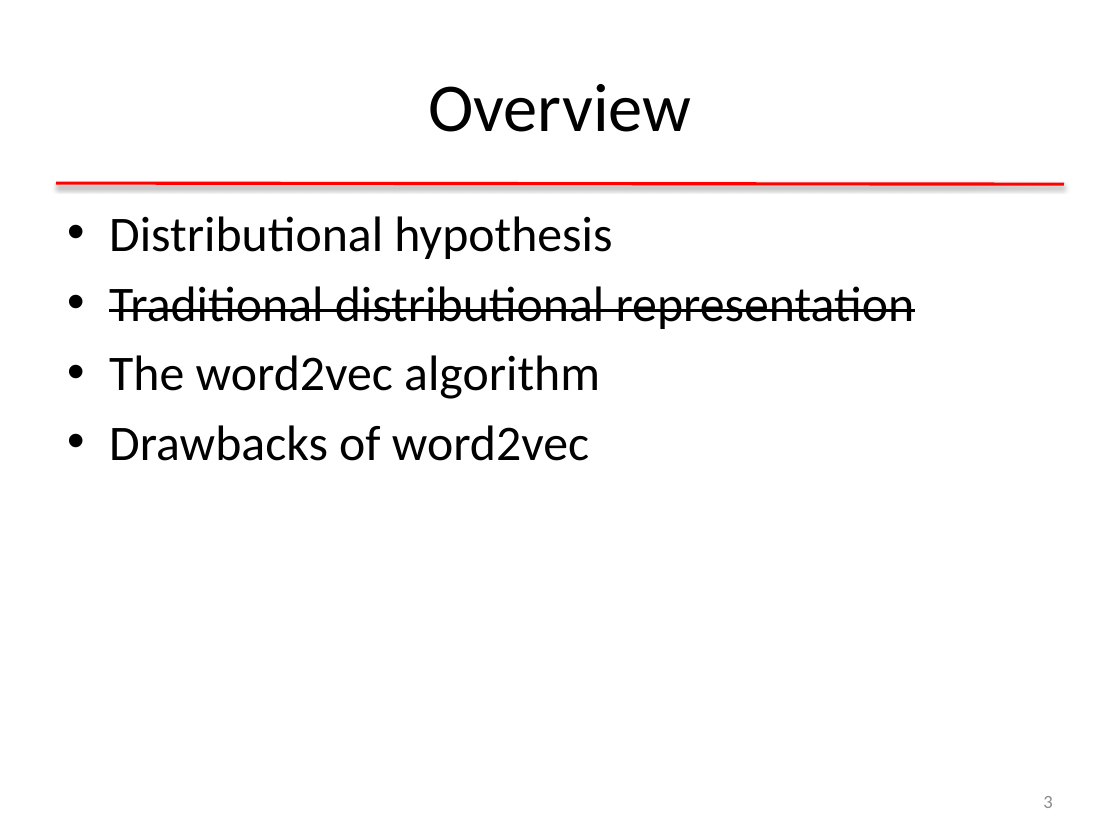
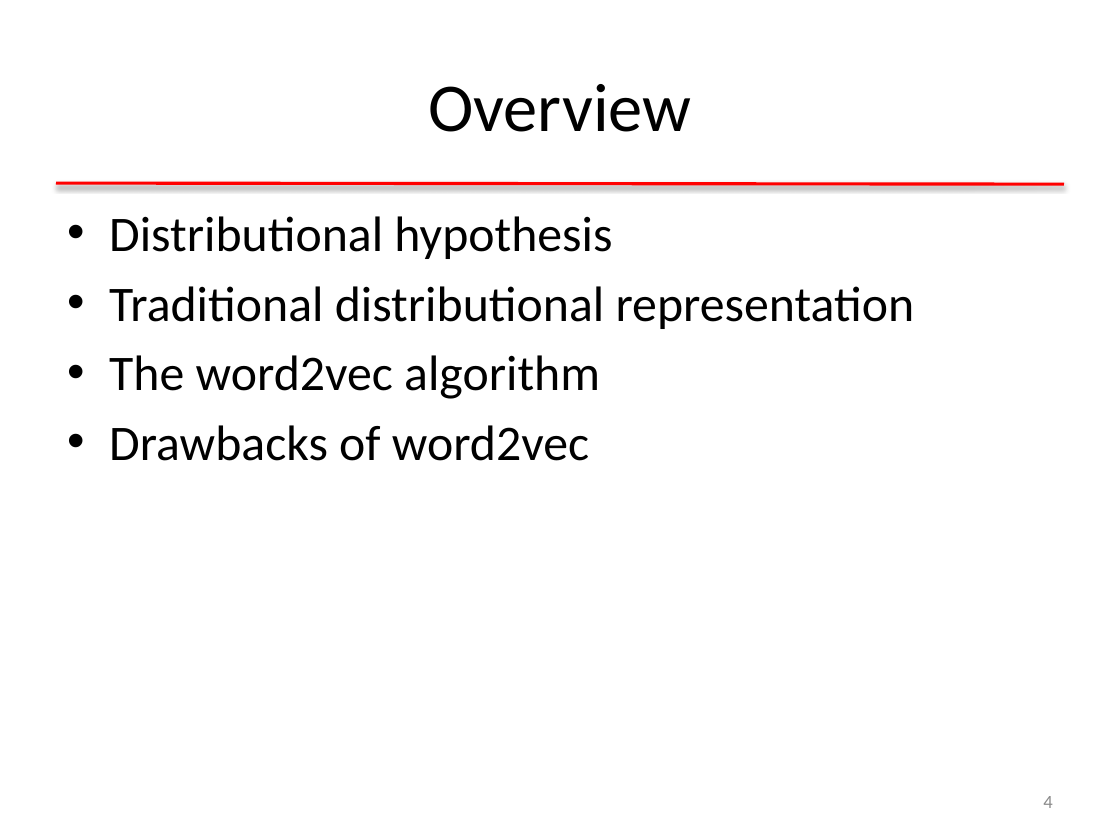
Before and after one commit to clulab/gentlenlp, a slide deck: slide 4 of docs/slides/nnintro-ch8-dist.pptx (slide 3 before the commit). Drawn at 1120x840 pixels with LibreOffice and Linux fonts; fonts in the diff are those of the drawing. Boxes give left, top, right and bottom in pixels: in the first picture for what was removed or moved away, otherwise in the second. Text is boxed around its words. In the diff, an @@ line names an element or a change of style, - is before the commit and + after.

```diff
--- a/docs/slides/nnintro-ch8-dist.pptx
+++ b/docs/slides/nnintro-ch8-dist.pptx
@@ text at [109,286,915,329]: strikethrough off in "Traditional distributional representation" @@
@@ page number at [1043,796,1052,808]: text changed @@
-3
+4
```
Also in this commit, not shown: 3 other slides changed, 18 slides added, 1 slide removed, 2 other files.
